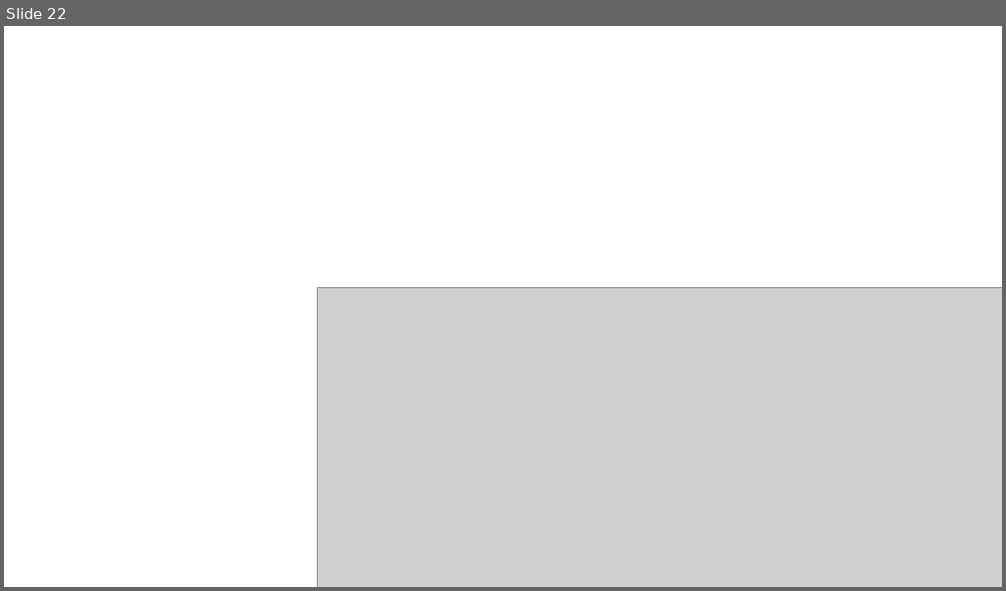
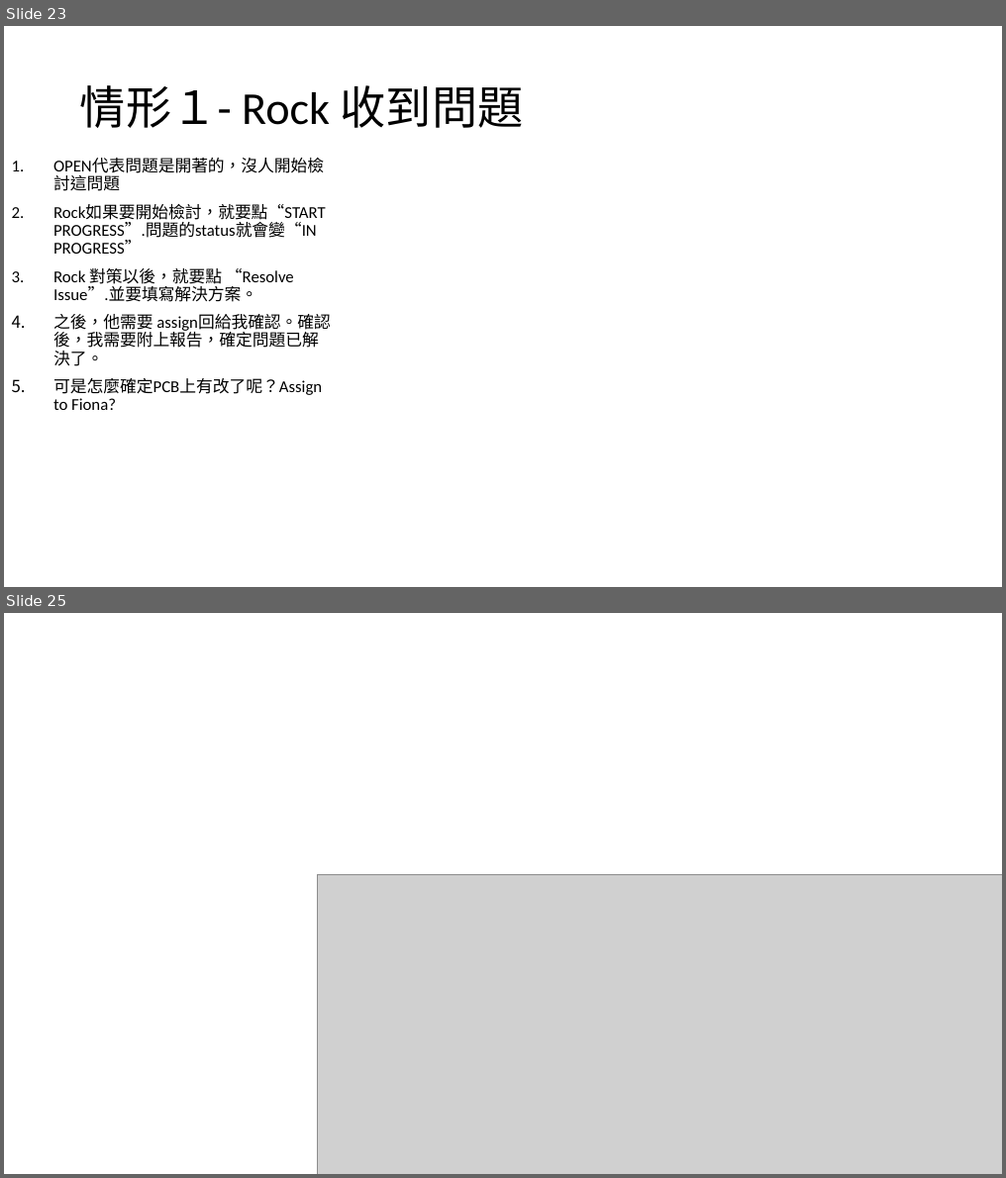
Before and after one commit to HanFormosa/JIRA, a slide deck: JIRA Proposal.pptx. Shown one above the other, each under a label of ours: slide 22 before the commit, slides 23 and 25 after it; the slides between them are not shown. The pictures are 1006x591 and 1006x1178 pixels, drawn with LibreOffice and Linux fonts; fonts in the diff are those of the drawing; grey boxes stand for pictures. Boxes give left, top, right and bottom in pixels: in the first picture for what was removed or moved away, otherwise in the second. Text is boxed around its words. In the diff, an @@ line names an element or a change of style, - is before the commit and + after.

```diff
--- a/JIRA Proposal.pptx
+++ b/JIRA Proposal.pptx
@@ slide 23 added at (x1=4, y1=26, x2=1002, y2=587), background #FFFFFF @@
@@ title added at (x1=80, y1=85, x2=524, y2=128), 44 pt, text #000000 @@
+情形１- Rock 收到問題
@@ text added at (x1=54, y1=158, x2=331, y2=410), 16 pt, text #000000 @@
+1. OPEN代表問題是開著的，沒人開始檢討這問題
+2. Rock如果要開始檢討，就要點“START PROGRESS”.問題的status就會變“IN PROGRESS”
+3. Rock 對策以後，就要點 “Resolve Issue”.並要填寫解決方案。
+4. 之後，他需要 assign回給我確認。確認後，我需要附上報告，確定問題已解決了。
+5. 可是怎麼確定PCB上有改了呢？Assign to Fiona?
@@ what was slide 22 is now slide 25 @@
```
Also in this commit, not shown: 2 slides changed, 2 other slides added.
